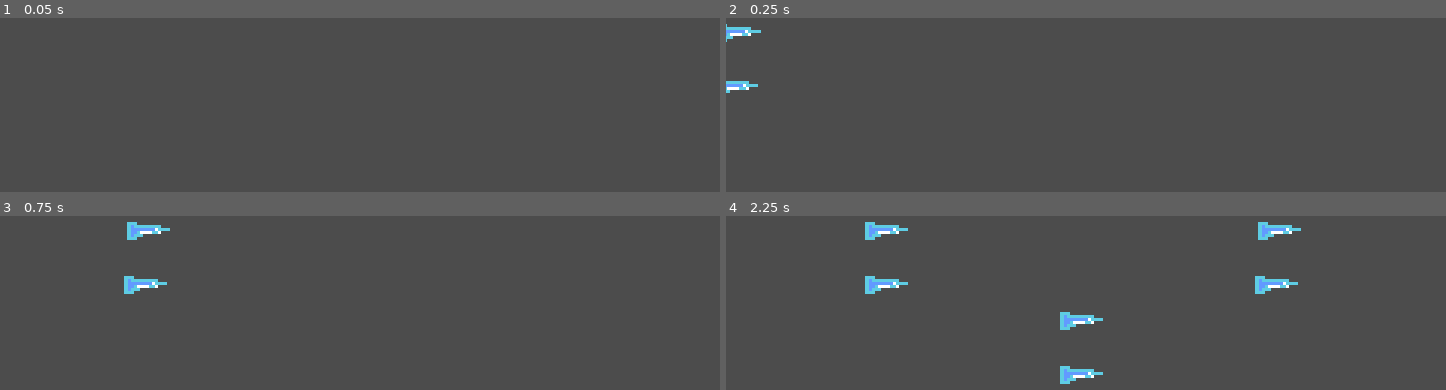
Above: before the commit, frames 1-4 (two rows, left to right).
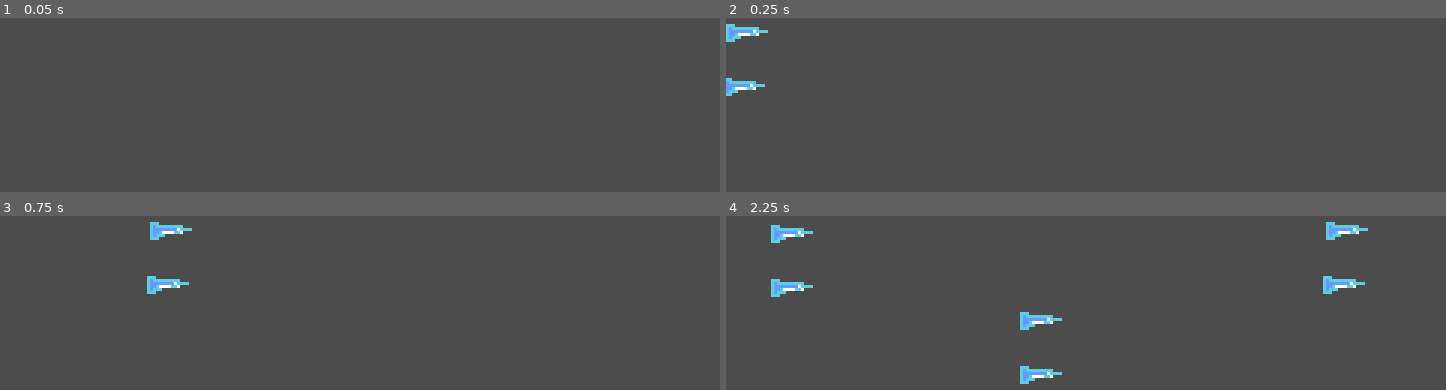
Above: after the commit, the same moments.

Repository: sugarvoid/winter-break-jam
Game: Godot game, scene res://game/danger_object/wave/sickle_wave_left_bottom.tscn
Same seed, same stepped clock (60 frames per second), same inputs: the game is played once before the commit and once after it. This scene is started directly instead of the project's main scene.
Inputs:
- Up to frame 1 (0.05 s): no input
- Up to frame 2 (0.25 s): no input
- Up to frame 3 (0.75 s): tap Enter (ui_accept) at 0.5 s; hold D (move_right) from 0.53 s (still down)
- Up to frame 4 (2.25 s): tap W (jump) at 0.77, 1.52 s; release D (move_right) at 2.03 s; hold A (move_left) from 2.03 s (still down)

Frame 1 is identical in both runs. In frame 2, 0.4% of the frame differs, in the area x 0-6%, y 3-45%; in frame 3, 1.1%; in frame 4, 4.1%, in the area x 6-90%, y 3-97%.

Commit message:
Increase idle time and adjust waves to make game easier

Diff:
--- a/game/danger_object/danger_object.gd
+++ b/game/danger_object/danger_object.gd
@@ -12,7 +12,7 @@
 	DIA_LEFT = -50
 }
 
-export var speed = 30
+var speed = 30
 export var rotation_d: int = 45
 
 var made_contact: bool = false
--- a/game/danger_object/wave/sickle_wave.gd
+++ b/game/danger_object/wave/sickle_wave.gd
@@ -5,15 +5,15 @@
 onready var child_checker: Timer = get_node("ChildChecker")
 onready var hazards: Node2D = get_node("Hazards")
 
-#var _child_speed: int = 100
+var _child_speed: int = 100
 
 
 func _ready():
 	child_checker.connect("timeout", self, "_check_for_children")
 	child_checker.start(2)
 
-#	for s in self.hazards.get_children():
-#		s.speed = _child_speed
+	for s in self.hazards.get_children():
+		s.speed = _child_speed
 
 
 func set_sickle_speed(s: int = 100) -> void:
--- a/game/danger_object/wave/sickle_wave_left_bottom.tscn
+++ b/game/danger_object/wave/sickle_wave_left_bottom.tscn
@@ -7,30 +7,24 @@
 
 [node name="IceSickle" parent="Hazards" index="0" instance=ExtResource( 1 )]
 position = Vector2( -17, 68 )
-speed = 90
 rotation_d = 0
 
 [node name="IceSickle2" parent="Hazards" index="1" instance=ExtResource( 1 )]
 position = Vector2( -18, 86 )
-speed = 90
 rotation_d = 0
 
 [node name="IceSickle3" parent="Hazards" index="2" instance=ExtResource( 1 )]
-position = Vector2( -83, 98 )
-speed = 90
+position = Vector2( -119, 98 )
 rotation_d = 0
 
 [node name="IceSickle4" parent="Hazards" index="3" instance=ExtResource( 1 )]
-position = Vector2( -83, 116 )
-speed = 90
+position = Vector2( -119, 116 )
 rotation_d = 0
 
 [node name="IceSickle5" parent="Hazards" index="4" instance=ExtResource( 1 )]
-position = Vector2( -148, 68 )
-speed = 90
+position = Vector2( -202, 69 )
 rotation_d = 0
 
 [node name="IceSickle6" parent="Hazards" index="5" instance=ExtResource( 1 )]
-position = Vector2( -148, 86 )
-speed = 90
+position = Vector2( -202, 87 )
 rotation_d = 0
--- a/game/danger_object/wave/sickle_wave_left_top.tscn
+++ b/game/danger_object/wave/sickle_wave_left_top.tscn
@@ -6,21 +6,17 @@
 [node name="SickleWaveLeftTop" instance=ExtResource( 2 )]
 
 [node name="IceSickle" parent="Hazards" index="0" instance=ExtResource( 1 )]
-position = Vector2( -18, 14 )
-speed = 50
+position = Vector2( -10, 50 )
 rotation_d = 0
 
 [node name="IceSickle2" parent="Hazards" index="1" instance=ExtResource( 1 )]
-position = Vector2( -73, 31 )
-speed = 50
+position = Vector2( -183, 46 )
 rotation_d = 0
 
 [node name="IceSickle3" parent="Hazards" index="2" instance=ExtResource( 1 )]
-position = Vector2( -36, 60 )
-speed = 50
+position = Vector2( -104, 75 )
 rotation_d = 0
 
 [node name="IceSickle4" parent="Hazards" index="3" instance=ExtResource( 1 )]
-position = Vector2( -12, 85 )
-speed = 50
+position = Vector2( -11, 98 )
 rotation_d = 0
--- a/game/danger_object/wave/sickle_wave_right_top.tscn
+++ b/game/danger_object/wave/sickle_wave_right_top.tscn
@@ -6,36 +6,29 @@
 [node name="SickleWaveRightTop" instance=ExtResource( 2 )]
 
 [node name="IceSickle" parent="Hazards" index="0" instance=ExtResource( 1 )]
-position = Vector2( 253, 18 )
-speed = 60
+position = Vector2( 253, 35 )
 rotation_d = 180
 
 [node name="IceSickle2" parent="Hazards" index="1" instance=ExtResource( 1 )]
-position = Vector2( 378, 60 )
-speed = 60
+position = Vector2( 353, 106 )
 rotation_d = 180
 
 [node name="IceSickle3" parent="Hazards" index="2" instance=ExtResource( 1 )]
-position = Vector2( 534, 38 )
-speed = 100
+position = Vector2( 540, 106 )
 rotation_d = 180
 
 [node name="IceSickle4" parent="Hazards" index="3" instance=ExtResource( 1 )]
-position = Vector2( 254, 61 )
-speed = 60
+position = Vector2( 254, 75 )
 rotation_d = 180
 
 [node name="IceSickle5" parent="Hazards" index="4" instance=ExtResource( 1 )]
-position = Vector2( 347, 37 )
-speed = 100
+position = Vector2( 351, 67 )
 rotation_d = 180
 
 [node name="IceSickle7" parent="Hazards" index="5" instance=ExtResource( 1 )]
-position = Vector2( 447, 37 )
-speed = 60
+position = Vector2( 441, 85 )
 rotation_d = 180
 
 [node name="IceSickle6" parent="Hazards" index="6" instance=ExtResource( 1 )]
-position = Vector2( 319, 16 )
-speed = 60
+position = Vector2( 441, 47 )
 rotation_d = 180
--- a/game/danger_object/wave/sickle_wave_top_all.tscn
+++ b/game/danger_object/wave/sickle_wave_top_all.tscn
@@ -10,60 +10,48 @@
 
 [node name="IceSickle2" parent="Hazards" index="0" instance=ExtResource( 2 )]
 position = Vector2( 55, -124 )
-speed = 100
 rotation_d = 90
 
 [node name="IceSickle6" parent="Hazards" index="1" instance=ExtResource( 2 )]
 position = Vector2( 107, -12 )
-speed = 85
 rotation_d = 90
 
 [node name="IceSickle19" parent="Hazards" index="2" instance=ExtResource( 2 )]
 position = Vector2( 139, -153 )
-speed = 100
 rotation_d = 90
 
 [node name="IceSickle20" parent="Hazards" index="3" instance=ExtResource( 2 )]
 position = Vector2( 141, -129 )
-speed = 100
 rotation_d = 90
 
 [node name="IceSickle24" parent="Hazards" index="4" instance=ExtResource( 2 )]
 position = Vector2( 17, -271 )
-speed = 85
 rotation_d = 90
 
 [node name="IceSickle25" parent="Hazards" index="5" instance=ExtResource( 2 )]
 position = Vector2( 104, -270 )
-speed = 85
 rotation_d = 90
 
 [node name="IceSickle21" parent="Hazards" index="6" instance=ExtResource( 2 )]
 position = Vector2( 26, -13 )
-speed = 85
 rotation_d = 90
 
 [node name="IceSickle22" parent="Hazards" index="7" instance=ExtResource( 2 )]
 position = Vector2( 183, -14 )
-speed = 85
 rotation_d = 90
 
 [node name="IceSickle23" parent="Hazards" index="8" instance=ExtResource( 2 )]
 position = Vector2( 54, -153 )
-speed = 100
 rotation_d = 90
 
 [node name="IceSickle28" parent="Hazards" index="9" instance=ExtResource( 2 )]
 position = Vector2( 220, -129 )
-speed = 100
 rotation_d = 90
 
 [node name="IceSickle29" parent="Hazards" index="10" instance=ExtResource( 2 )]
 position = Vector2( 188, -270 )
-speed = 85
 rotation_d = 90
 
 [node name="IceSickle30" parent="Hazards" index="11" instance=ExtResource( 2 )]
 position = Vector2( 220, -152 )
-speed = 100
 rotation_d = 90
--- a/game/danger_object/wave/sickle_wave_top_left.tscn
+++ b/game/danger_object/wave/sickle_wave_top_left.tscn
@@ -6,21 +6,17 @@
 [node name="SWTopLeft" instance=ExtResource( 1 )]
 
 [node name="IceSickle" parent="Hazards" index="0" instance=ExtResource( 2 )]
-position = Vector2( 14, -23 )
-speed = 120
+position = Vector2( 13, -17 )
 rotation_d = 90
 
 [node name="IceSickle2" parent="Hazards" index="1" instance=ExtResource( 2 )]
-position = Vector2( 41, -49 )
-speed = 150
+position = Vector2( 38, -46 )
 rotation_d = 90
 
 [node name="IceSickle3" parent="Hazards" index="2" instance=ExtResource( 2 )]
-position = Vector2( 67, -49 )
-speed = 150
+position = Vector2( 91, -46 )
 rotation_d = 90
 
 [node name="IceSickle4" parent="Hazards" index="3" instance=ExtResource( 2 )]
-position = Vector2( 96, -20 )
-speed = 120
+position = Vector2( 115, -19 )
 rotation_d = 90
--- a/game/danger_object/wave/sickle_wave_top_right.tscn
+++ b/game/danger_object/wave/sickle_wave_top_right.tscn
@@ -6,21 +6,17 @@
 [node name="SWTopRight" instance=ExtResource( 1 )]
 
 [node name="IceSickle" parent="Hazards" index="0" instance=ExtResource( 2 )]
-position = Vector2( 135, -20 )
-speed = 65
+position = Vector2( 121, -78 )
 rotation_d = 90
 
 [node name="IceSickle2" parent="Hazards" index="1" instance=ExtResource( 2 )]
-position = Vector2( 167, -20 )
-speed = 80
+position = Vector2( 138, -20 )
 rotation_d = 90
 
 [node name="IceSickle3" parent="Hazards" index="2" instance=ExtResource( 2 )]
-position = Vector2( 193, -20 )
-speed = 80
+position = Vector2( 201, -21 )
 rotation_d = 90
 
 [node name="IceSickle4" parent="Hazards" index="3" instance=ExtResource( 2 )]
-position = Vector2( 223, -20 )
-speed = 65
+position = Vector2( 223, -79 )
 rotation_d = 90
--- a/game/manager/hazard_manager/hazard_manager.gd
+++ b/game/manager/hazard_manager/hazard_manager.gd
@@ -55,76 +55,84 @@
 
 func _spawn_wave(wave_type: PackedScene, speed: int = 100) -> void:
 	var new_wave: SickleWave = wave_type.instance()
-	#new_wave.set_sickle_speed(speed)
+	new_wave.set_sickle_speed(speed)
 	self.hazard_container.call_deferred("add_child", new_wave)
 
 func _on_left_timeout() -> void:
-	_spawn_ice_sickle(bottom_left.global_position, DangerObject.MOVING_DIRECTION.RIGHT, 200)
+	_spawn_ice_sickle(bottom_left.global_position, DangerObject.MOVING_DIRECTION.RIGHT, 150)
 
 func _on_right_timeout() -> void:
 	_spawn_ice_sickle(bottom_right.global_position, DangerObject.MOVING_DIRECTION.LEFT, 70)
 
 func spawn_hazard(sec: int) -> void:
 	match sec:
-		1:
-			_spawn_ice_sickle()
-		2, 10:
-			_spawn_wave(p_SWTopLeft, 150)
-		3:
-			_spawn_wave(p_SWRightTop)
+		2:
+			_spawn_wave(p_SWTopLeft, 100)
 		4:
-			_spawn_ice_sickle()
-		5:
-			_spawn_wave(p_SWTopRight, 50)
+			_spawn_wave(p_SWTopRight, 80)
 		6:
+			_spawn_wave(p_SWLeftBottom, 120)
+		8:
+			_spawn_wave(p_SWLeftAll, 90)
+		10:
 			_spawn_wave(p_SWLeftTop, 80)
-		7:
-			_spawn_ice_sickle(self.bottom_left.global_position, DangerObject.MOVING_DIRECTION.RIGHT)
-			_spawn_ice_sickle(self.bottom_right.global_position, DangerObject.MOVING_DIRECTION.RIGHT)
-		8:
+		12:
+			pass
+		14:
 			_stop_timers()
-		12:
+		16:
 			start_timers()
 			_spawn_wave(p_SWTopRight, 150)
-			_spawn_wave(p_SWLeftBottom, 70)
-		13:
+			_spawn_wave(p_SWLeftBottom, 100)
+		18:
 			_spawn_wave(p_SWTopAll, 120)
-		14:
+		20:
 			_spawn_wave(p_SWTopLeft, 200)
-		15:
+		22:
 			_spawn_wave(p_SWLeftBottom, 180)
-		16:
+		24:
 			_spawn_wave(p_SWLeftBottom, 175)
-		17:
+		26:
 			_spawn_wave(p_SWTopAll, 80)
-		18:
+		28:
 			_spawn_wave(p_SWRightTop)
-		25:
+		30:
 			_spawn_wave(p_SWLeftAll)
-		27:
+		32:
 			_spawn_wave(p_SWTopAll, 70)
-		28:
+		34:
 			_spawn_wave(p_SWTopAll, 90)
-		29:
+		32:
 			_spawn_wave(p_SWTopAll, 110)
-		30:
+		34:
 			_spawn_wave(p_SWRightTop, 130)
 			_spawn_wave(p_SWLeftTop, 130)
-		# 31 - 36 Shall be a break
-		31:
+		36:
 			_stop_timers()
-		36:
+		38:
 			start_timers()
 			_spawn_wave(p_SWLeftBottom, 180)
 		40:
-			_spawn_wave(p_SWRightTop, 200)
-		41:
+			_spawn_wave(p_SWRightTop, 130)
+		42:
 			pass
-		45:
+		44:
 			_spawn_wave(p_SWRightBottom)
-		55:
-			# last ones
+		46:
+			pass
+
+		48:
+			pass
+		50:
+			pass
+		52:
+			pass
+		54:
+			pass
+		56:
 			_spawn_wave(p_SWFinal)
+		58:
+			pass
 		60:
 			# End of game
 			_stop_timers()
--- a/game/player/player.gd
+++ b/game/player/player.gd
@@ -34,7 +34,7 @@
 var is_grounded: bool
 var is_alive: bool = true
 var is_on_ice: bool
-var idle_time_max: int = 1.5
+var idle_time_max: int = 2.0
 var is_idle: bool
 
 func _ready():
